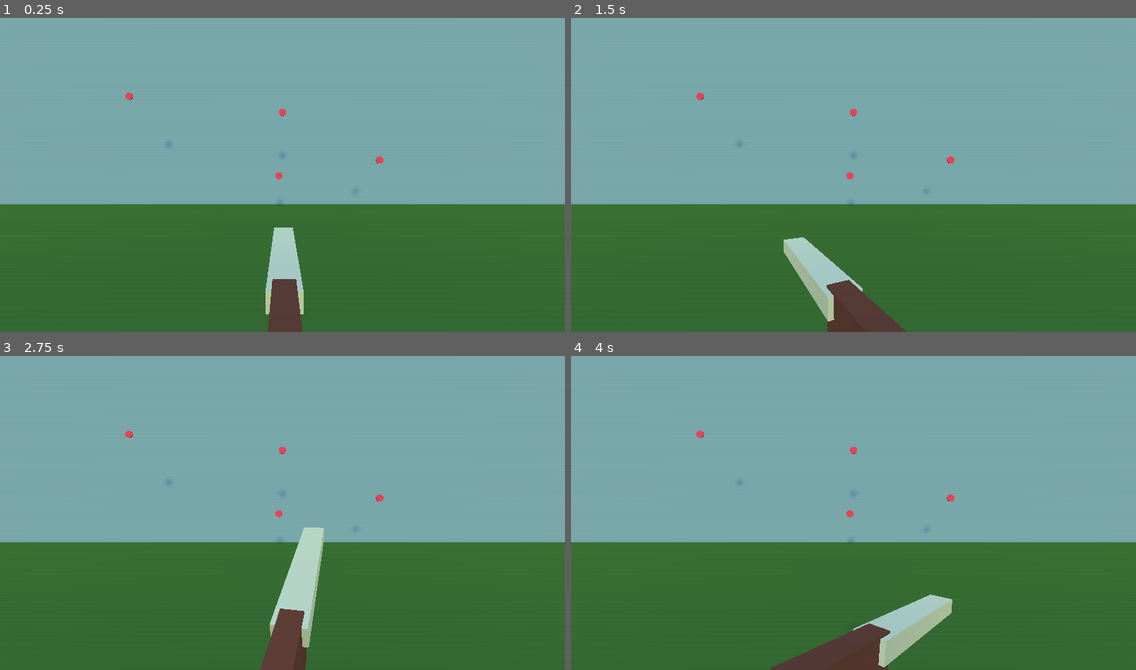
Above: before the commit, frames 1-4 (two rows, left to right).
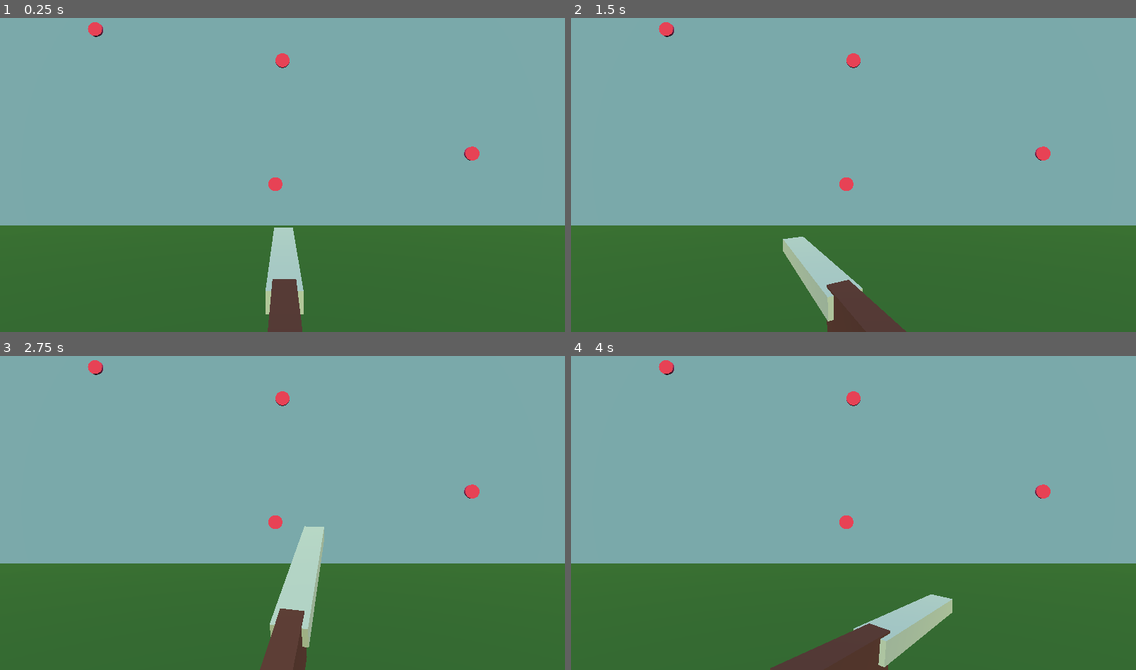
Above: after the commit, the same moments.

Repository: zMenta/CapsuleHunt3D
Game: Godot game, scene res://Level/Level.tscn
Same seed, same stepped clock (60 frames per second), same inputs: the game is played once before the commit and once after it.
Inputs (mouse positions are in pixels of both pictures, inside the frame that each line leads up to):
- Up to frame 1 (0.25 s): no input
- Up to frame 2 (1.5 s): tap Enter at 0.5 s; move the mouse to (977, 149) at 0.52 s; press the mouse at (977, 149) at 0.53 s; tap Space at 1.25 s; move the mouse to (740, 184) at 1.27 s; release the mouse at (740, 184) at 1.28 s; click (740, 184) at 1.35 s
- Up to frame 3 (2.75 s): tap Enter at 2 s; move the mouse to (339, 431) at 2.02 s; press the mouse at (339, 431) at 2.03 s
- Up to frame 4 (4 s): tap Space at 2.75 s; move the mouse to (825, 569) at 2.77 s; release the mouse at (825, 569) at 2.78 s; click (825, 569) at 2.85 s; tap Enter at 3.5 s; move the mouse to (1023, 553) at 3.52 s; press the mouse at (1023, 553) at 3.53 s

The runs differ from the first frame. In frame 1, 7.2% of the frame differs, in the area x 0-100%, y 1-67%; in frame 2, 7.2%, in the area x 0-100%, y 1-100%; in frame 3, 6.9%; in frame 4, 7.2%.

Commit message:
Weapon shoots down targets

Diff:
--- /dev/null
+++ b/DuckHunt3D/Assets/Targets.gd
@@ -0,0 +1 @@
+extends Spatial
--- a/DuckHunt3D/Assets/Targets.tscn
+++ b/DuckHunt3D/Assets/Targets.tscn
@@ -7,7 +7,7 @@
 
 [node name="Targets" type="Spatial"]
 
-[node name="CSGMesh" type="CSGMesh" parent="."]
+[node name="CSGMesh" type="CSGMesh" parent="." groups=["target"]]
 transform = Transform( 2.2728e-16, -5.19957e-09, -1, -0.976583, -4.26878e-08, 0, -5.19957e-09, 0.118952, -4.37114e-08, 0, 0, 0 )
 use_collision = true
 mesh = SubResource( 1 )
--- a/DuckHunt3D/Level/Level.tscn
+++ b/DuckHunt3D/Level/Level.tscn
@@ -34,14 +34,14 @@
 material = SubResource( 1 )
 
 [node name="CSGBox2" type="CSGBox" parent="Blocks"]
-transform = Transform( 1, 0, 0, 0, 0.995862, -0.0908759, 0, 0.0908759, 0.995862, 0, -13.6573, -68.5161 )
+transform = Transform( 1, 0, 0, 0, 0.995862, -0.0908759, 0, 0.0908759, 0.995862, 0, -13.6573, -36.8126 )
 use_collision = true
 width = 284.807
 depth = 53.998
 material = SubResource( 1 )
 
 [node name="CSGBox3" type="CSGBox" parent="Blocks"]
-transform = Transform( 1, 0, 0, 0, 0.0148522, -0.99989, 0, 0.99989, 0.0148522, -3.10603, 32.7047, -78.1909 )
+transform = Transform( 1, 0, 0, 0, 0.0148522, -0.99989, 0, 0.99989, 0.0148522, -3.10603, 32.7047, -46.4874 )
 use_collision = true
 width = 294.601
 height = 0.002
@@ -58,7 +58,6 @@
 [node name="DirectionalLight" type="DirectionalLight" parent="."]
 transform = Transform( 1, 0, 0, 0, 0.894412, 0.447244, 0, -0.447244, 0.894412, 0, 18.3269, 7.38587 )
 light_color = Color( 0.909804, 0.886275, 0.290196, 1 )
-shadow_enabled = true
 
 [node name="GunPivot" type="Position3D" parent="."]
 transform = Transform( 1, 0, 0, 0, 1, 0, 0, 0, 1, 0, 0.927162, 7.8818 )
@@ -67,13 +66,13 @@
 transform = Transform( -4.37114e-08, 0, 1, 0, 1, 0, -1, 0, -4.37114e-08, 0, 0, -1.06767 )
 
 [node name="Targets" parent="." instance=ExtResource( 3 )]
-transform = Transform( 1, 0, 0, 0, 1, 0, 0, 0, 1, 0, 16.9904, -55.7091 )
+transform = Transform( 1, 0, 0, 0, 1, 0, 0, 0, 1, 0, 16.9904, -24.0056 )
 
 [node name="Targets2" parent="." instance=ExtResource( 3 )]
-transform = Transform( 1, 0, 0, 0, 1, 0, 0, 0, 1, 26.8156, 3.80938, -55.7091 )
+transform = Transform( 1, 0, 0, 0, 1, 0, 0, 0, 1, 26.8156, 3.80938, -24.0056 )
 
 [node name="Targets3" parent="." instance=ExtResource( 3 )]
-transform = Transform( 1, 0, 0, 0, 1, 0, 0, 0, 1, -42.3031, 21.4018, -55.7091 )
+transform = Transform( 1, 0, 0, 0, 1, 0, 0, 0, 1, -26.4639, 21.4018, -24.0056 )
 
 [node name="Targets4" parent="." instance=ExtResource( 3 )]
-transform = Transform( 1, 0, 0, 0, 1, 0, 0, 0, 1, -1.00786, -0.528685, -55.7091 )
+transform = Transform( 1, 0, 0, 0, 1, 0, 0, 0, 1, -1.00786, -0.528685, -24.0056 )
--- /dev/null
+++ b/DuckHunt3D/Main/Main.tscn
@@ -0,0 +1,7 @@
+[gd_scene load_steps=2 format=2]
+
+[ext_resource path="res://Level/Level.tscn" type="PackedScene" id=1]
+
+[node name="Main" type="Node"]
+
+[node name="Level" parent="." instance=ExtResource( 1 )]
--- /dev/null
+++ b/DuckHunt3D/Player/Gun.gd
@@ -0,0 +1,16 @@
+extends Spatial
+
+onready var ray := $RayCast
+
+
+func _input(event: InputEvent) -> void:
+	if event.is_action_pressed("fire"):
+		fire()
+
+
+func fire() -> void:
+	var collider : Object = ray.get_collider()
+
+	if collider:
+		if collider.is_in_group("target"):
+			collider.queue_free()
--- a/DuckHunt3D/Player/Gun.tscn
+++ b/DuckHunt3D/Player/Gun.tscn
@@ -1,4 +1,6 @@
-[gd_scene load_steps=4 format=2]
+[gd_scene load_steps=5 format=2]
+
+[ext_resource path="res://Player/Gun.gd" type="Script" id=1]
 
 [sub_resource type="CubeMesh" id=1]
 size = Vector3( 1, 1, 1 )
@@ -10,6 +12,7 @@
 albedo_color = Color( 0.368627, 0.203922, 0.203922, 1 )
 
 [node name="Gun" type="Spatial"]
+script = ExtResource( 1 )
 
 [node name="MeshInstance" type="MeshInstance" parent="."]
 transform = Transform( 1.77402, 0, 0, 0, 0.163106, 0, 0, 0, 0.274402, -0.0309186, 0.0224698, 0.0145694 )
@@ -23,3 +26,8 @@
 
 [node name="Muzzle" type="Position3D" parent="."]
 transform = Transform( 1, 0, 0, 0, 1, 0, 0, 0, 1, 0.897418, 0.0268021, 0 )
+
+[node name="RayCast" type="RayCast" parent="."]
+transform = Transform( 1, 0, 0, 0, 1, 0, 0, 0, 1, 0.877849, 0, 0 )
+enabled = true
+cast_to = Vector3( 200, 0, 0 )
--- a/DuckHunt3D/project.godot
+++ b/DuckHunt3D/project.godot
@@ -14,6 +14,14 @@
 run/main_scene="res://Level/Level.tscn"
 config/icon="res://icon.png"
 
+[input]
+
+fire={
+"deadzone": 0.5,
+"events": [ Object(InputEventMouseButton,"resource_local_to_scene":false,"resource_name":"","device":-1,"alt":false,"shift":false,"control":false,"meta":false,"command":false,"button_mask":0,"position":Vector2( 0, 0 ),"global_position":Vector2( 0, 0 ),"factor":1.0,"button_index":1,"pressed":false,"doubleclick":false,"script":null)
+ ]
+}
+
 [physics]
 
 common/enable_pause_aware_picking=true
